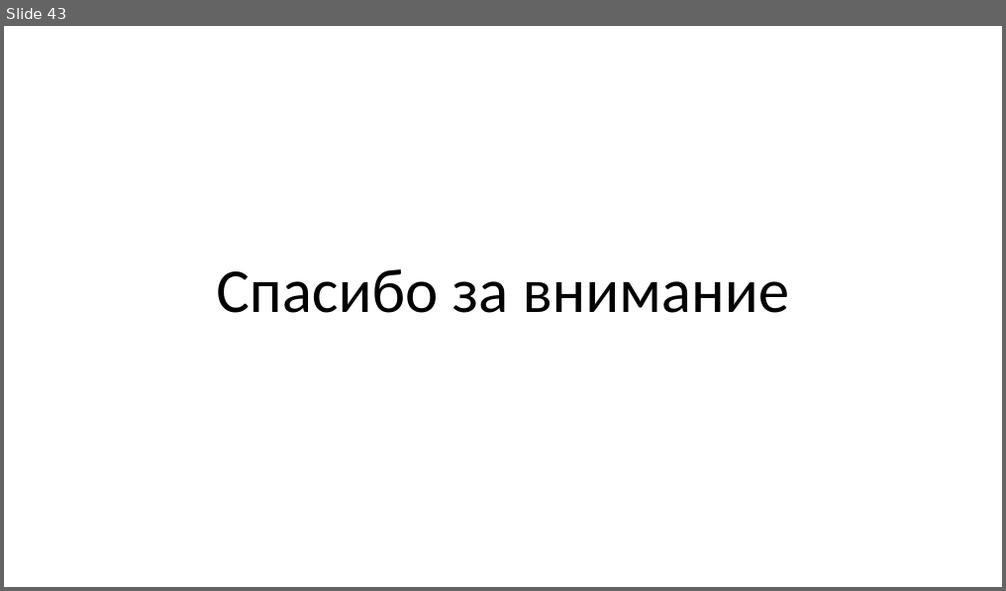
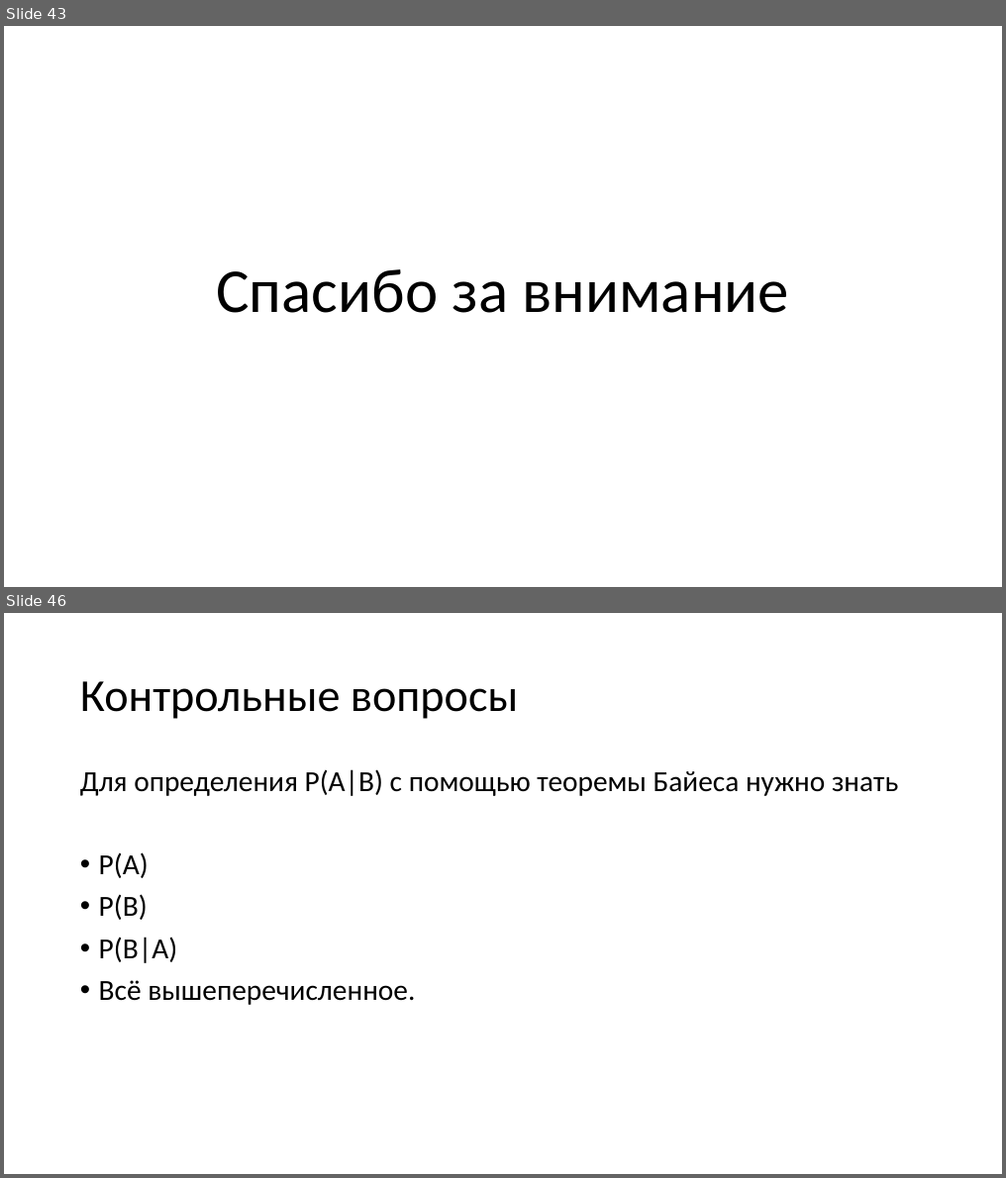
Before and after one commit to mosalov/AI_main_lectures, a slide deck: Лекция 5 18_11_2020.pptx. Shown one above the other, each under a label of ours: slide 43 before the commit, slides 43 and 46 after it; the slides between them are not shown. The pictures are 1006x591 and 1006x1178 pixels, drawn with LibreOffice and Linux fonts; fonts in the diff are those of the drawing. Boxes give left, top, right and bottom in pixels: in the first picture for what was removed or moved away, otherwise in the second. Text is boxed around its words. In the diff, an @@ line names an element or a change of style, - is before the commit and + after.

Commit message:
Добавил вопросы по лекции №5.

```diff
--- a/Лекция 5 18_11_2020.pptx
+++ b/Лекция 5 18_11_2020.pptx
@@ slide 46 added at (4, 613, 1002, 1174), background #FFFFFF @@
@@ title added at (80, 681, 518, 719), 44 pt, text #000000 @@
+Контрольные вопросы
@@ text added at (80, 769, 898, 1005), 28 pt, text #000000 @@
+Для определения P(A|B) с помощью теоремы Байеса нужно знать
+• P(A)
+• P(B)
+• P(B|A)
+• Всё вышеперечисленное.
```
Also in this commit, not shown: 8 other slides added, 2 other files.
